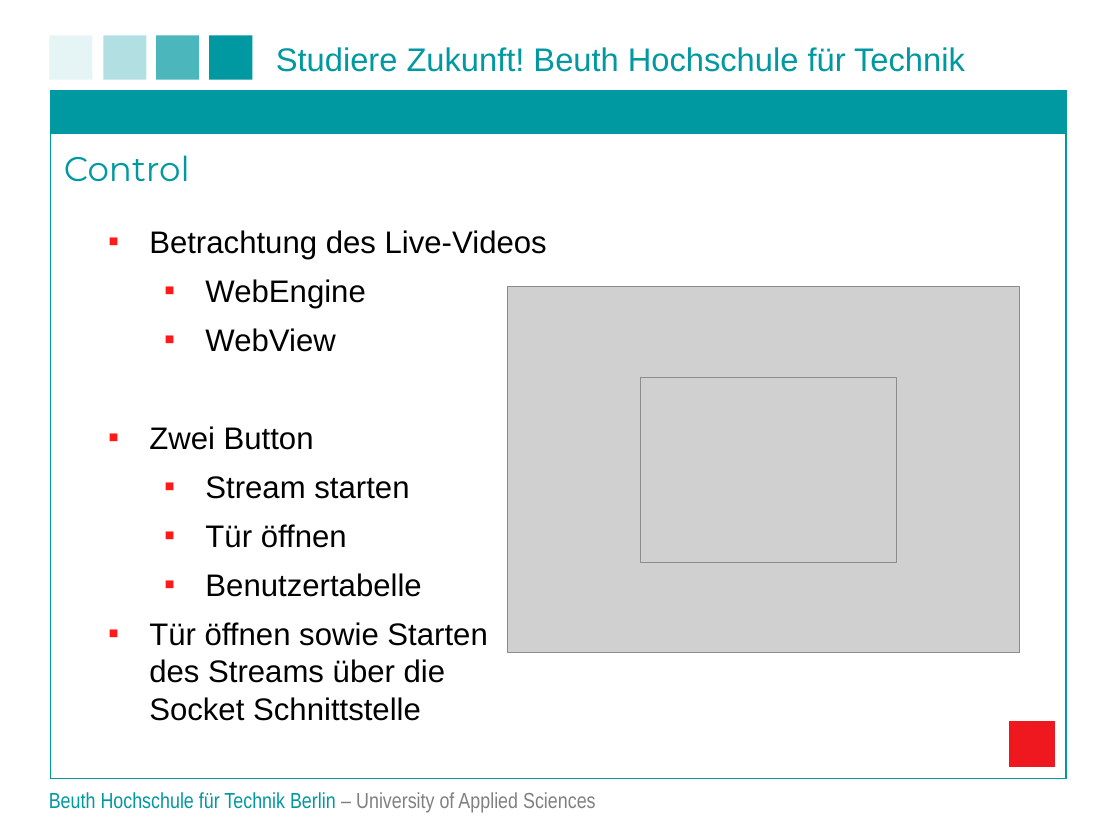
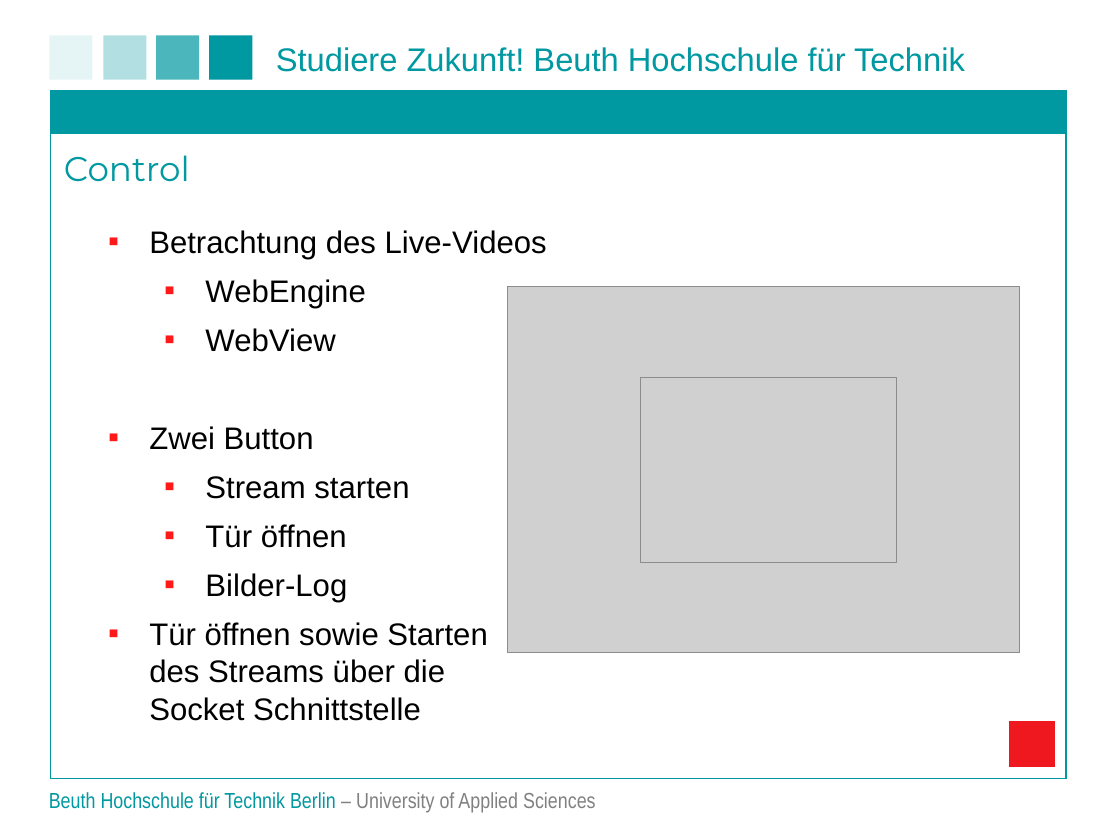
Before and after one commit to matt-han/TuerSpion, a slide deck: slide 18 of Projektpraesentation.ppt. Drawn at 1120x840 pixels with LibreOffice and Linux fonts; fonts in the diff are those of the drawing; grey boxes stand for pictures; background and template pictures are left out. Boxes give left, top, right and bottom in pixels: in the first picture for what was removed or moved away, otherwise in the second. Text is boxed around its words. In the diff, an @@ line names an element or a change of style, - is before the commit and + after.

```diff
--- a/Projektpraesentation.ppt
+++ b/Projektpraesentation.ppt
@@ text at [205,573,347,602]: text changed @@
-  ▪ Benutzertabelle
+  ▪ Bilder-Log
```
Also in this commit, not shown: 8 other slides changed, 1 other file.
